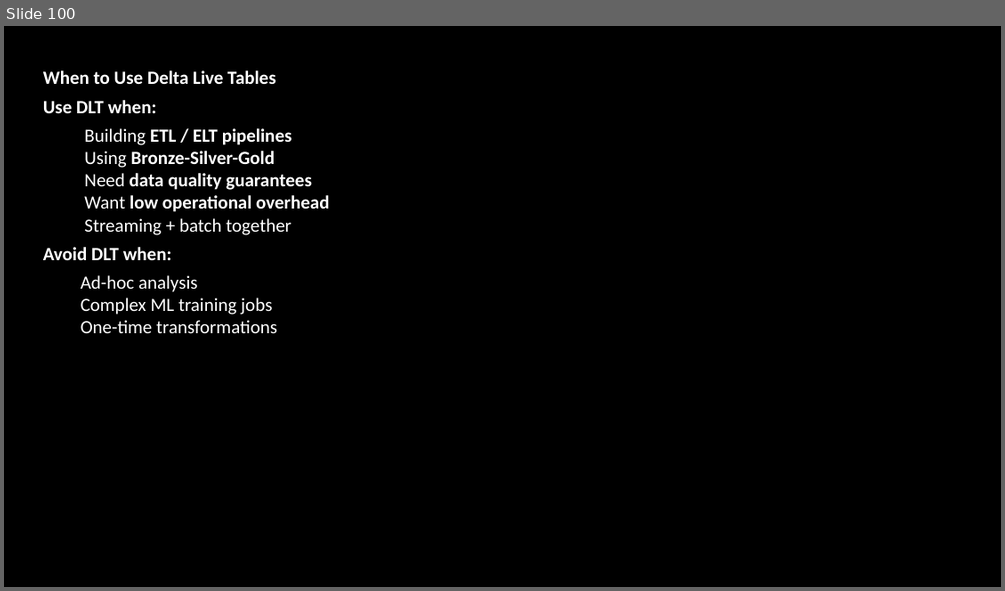
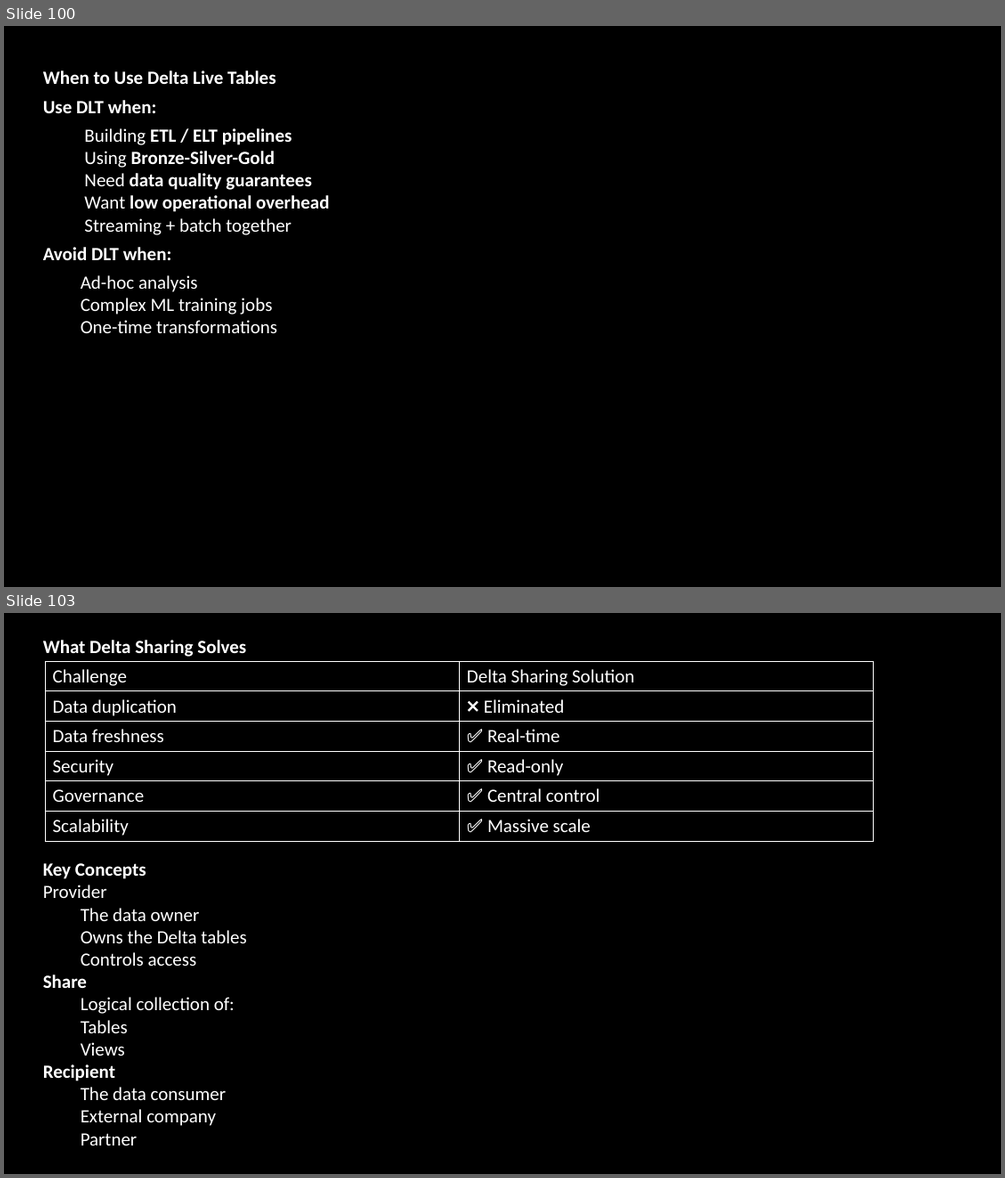
Before and after one commit to babjeereddy/revature_databrics, a slide deck: databrics/Databrics.pptx. Shown one above the other, each under a label of ours: slide 100 before the commit, slides 100 and 103 after it; the slides between them are not shown. The pictures are 1005x591 and 1005x1178 pixels, drawn with LibreOffice and Linux fonts; fonts in the diff are those of the drawing; background and template pictures are left out. Boxes give left, top, right and bottom in pixels: in the first picture for what was removed or moved away, otherwise in the second. Text is boxed around its words. In the diff, an @@ line names an element or a change of style, - is before the commit and + after.

```diff
--- a/databrics/Databrics.pptx
+++ b/databrics/Databrics.pptx
@@ slide 103 added at box(4, 613, 1001, 1174), background picture (left out) @@
@@ text added at box(43, 640, 246, 657), 18 pt, text #FFFFFF, bold @@
+What Delta Sharing Solves
@@ table added at box(45, 662, 874, 841), 6 rows, 2 columns @@
+Challenge | Delta Sharing Solution
+Data duplication | ❌ Eliminated
+Data freshness | ✅ Real-time
+Security | ✅ Read-only
+Governance | ✅ Central control
+Scalability | ✅ Massive scale
@@ text added at box(43, 863, 246, 1145), 18 pt, text #FFFFFF @@
+Key Concepts
+Provider
+  The data owner
+  Owns the Delta tables
+  Controls access
+Share
+  Logical collection of:
+  Tables
+  Views
+Recipient
+The data consumer
+External company
+Partner
```
Also in this commit, not shown: 2 slides changed, 36 other slides added.
